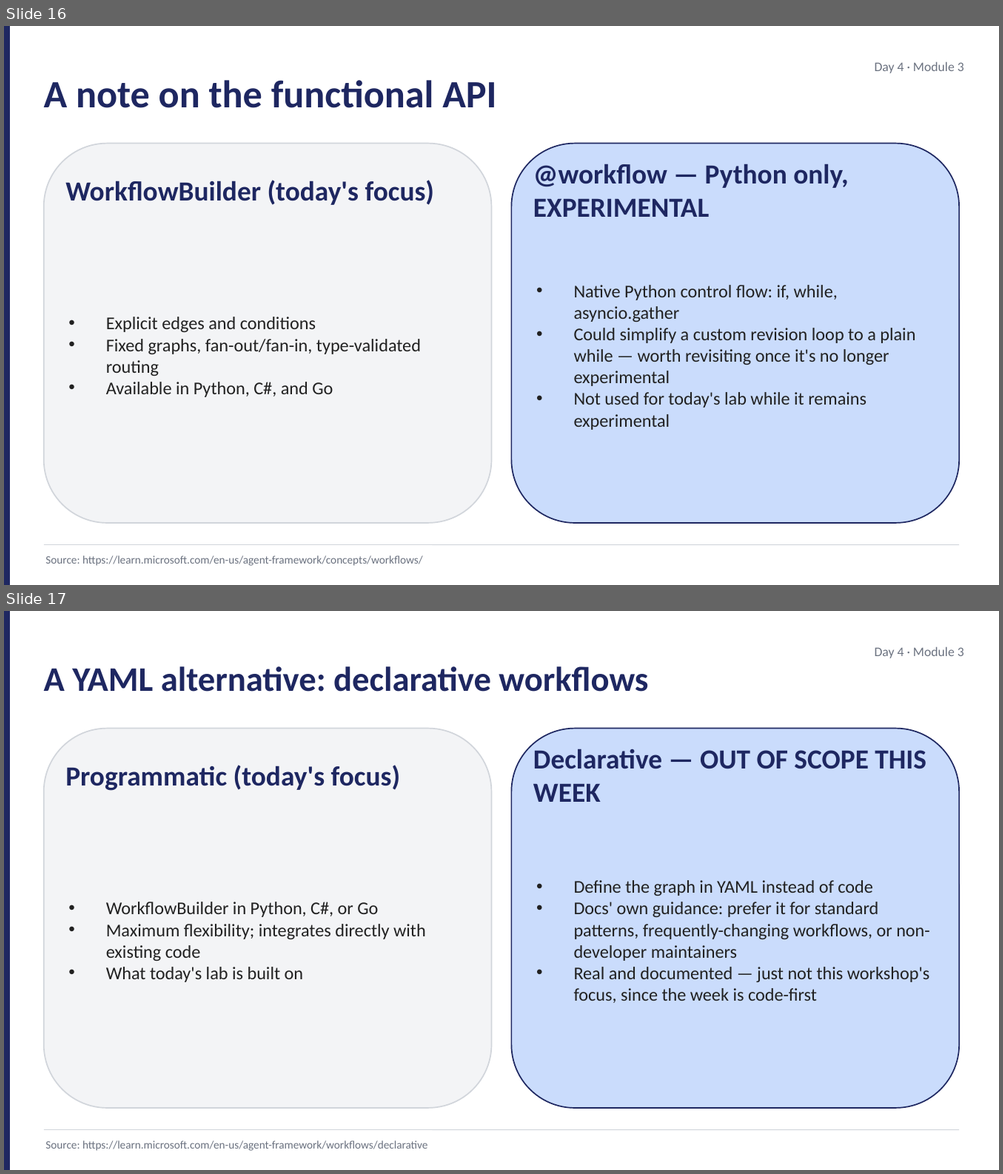
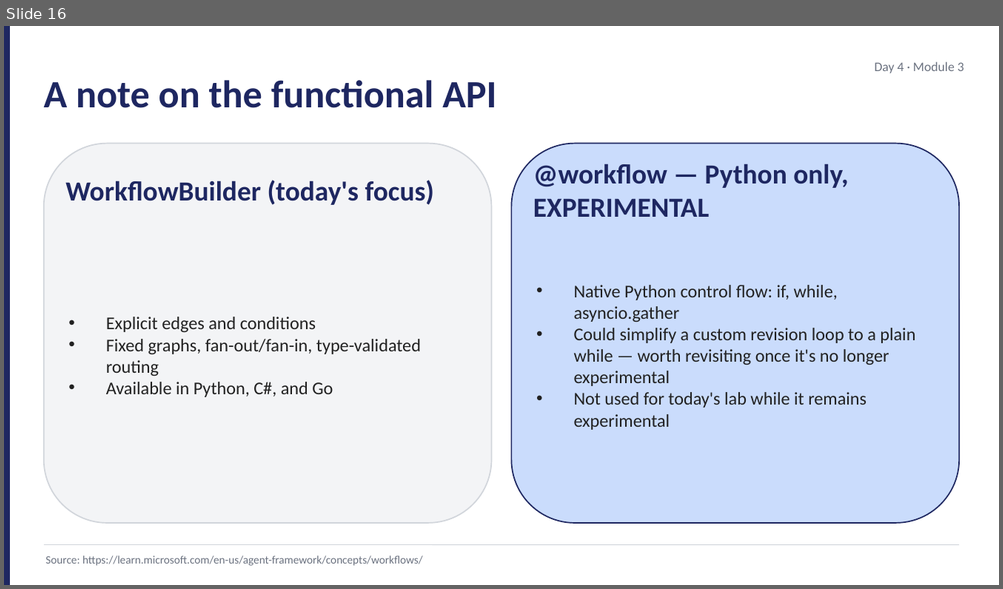
Before and after one commit to JimPiquant/Building-AI-Apps-and-Agents, a slide deck: decks/day4/module-3-workflow-fundamentals.pptx. Shown one above the other, each under a label of ours: slides 16 and 17 before the commit, slide 16 after it. The pictures are 1003x1174 and 1003x589 pixels, drawn with LibreOffice and Linux fonts; fonts in the diff are those of the drawing. Boxes give left, top, right and bottom in pixels: in the first picture for what was removed or moved away, otherwise in the second. Text is boxed around its words. In the diff, an @@ line names an element or a change of style, - is before the commit and + after.

```diff
--- a/decks/day4/module-3-workflow-fundamentals.pptx
+++ b/decks/day4/module-3-workflow-fundamentals.pptx
@@ slide 17 removed at (4, 611, 999, 1170), background #FFFFFF @@
@@ rectangle removed at (4, 611, 10, 1170) @@
@@ text removed at (874, 647, 964, 658) @@
-Day 4 · Module 3
@@ text removed at (44, 667, 648, 692) @@
-A YAML alternative: declarative workflows
@@ rounded rectangle removed at (44, 729, 492, 1108) @@
@@ rounded rectangle removed at (511, 729, 959, 1108) @@
@@ text removed at (65, 765, 401, 791) @@
-Programmatic (today's focus)
@@ text removed at (533, 749, 926, 802) @@
-Declarative — OUT OF SCOPE THIS WEEK
@@ text removed at (574, 880, 930, 1003) @@
-• Define the graph in YAML instead of code
-• Docs' own guidance: prefer it for standard patterns, frequently-changing workflows, or non-developer maintainers
-• Real and documented — just not this workshop's focus, since the week is code-first
@@ text removed at (106, 902, 426, 982) @@
-• WorkflowBuilder in Python, C#, or Go
-• Maximum flexibility; integrates directly with existing code
-• What today's lab is built on
@@ line removed from (44, 1130) to (959, 1130) @@
@@ text removed at (45, 1141, 427, 1151) @@
-Source: https://learn.microsoft.com/en-us/agent-framework/workflows/declarative
```
Also in this commit, not shown: 2 slides changed, 3 slides added, 8 other files.
